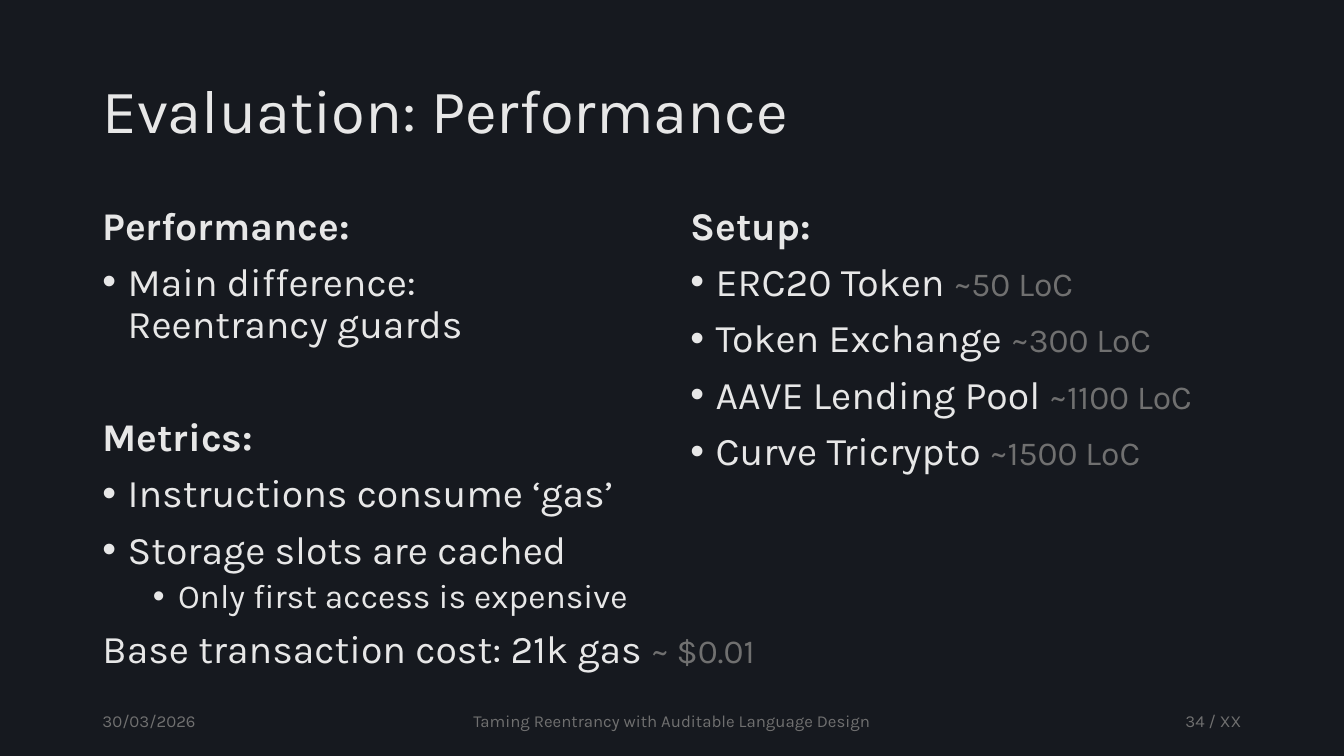
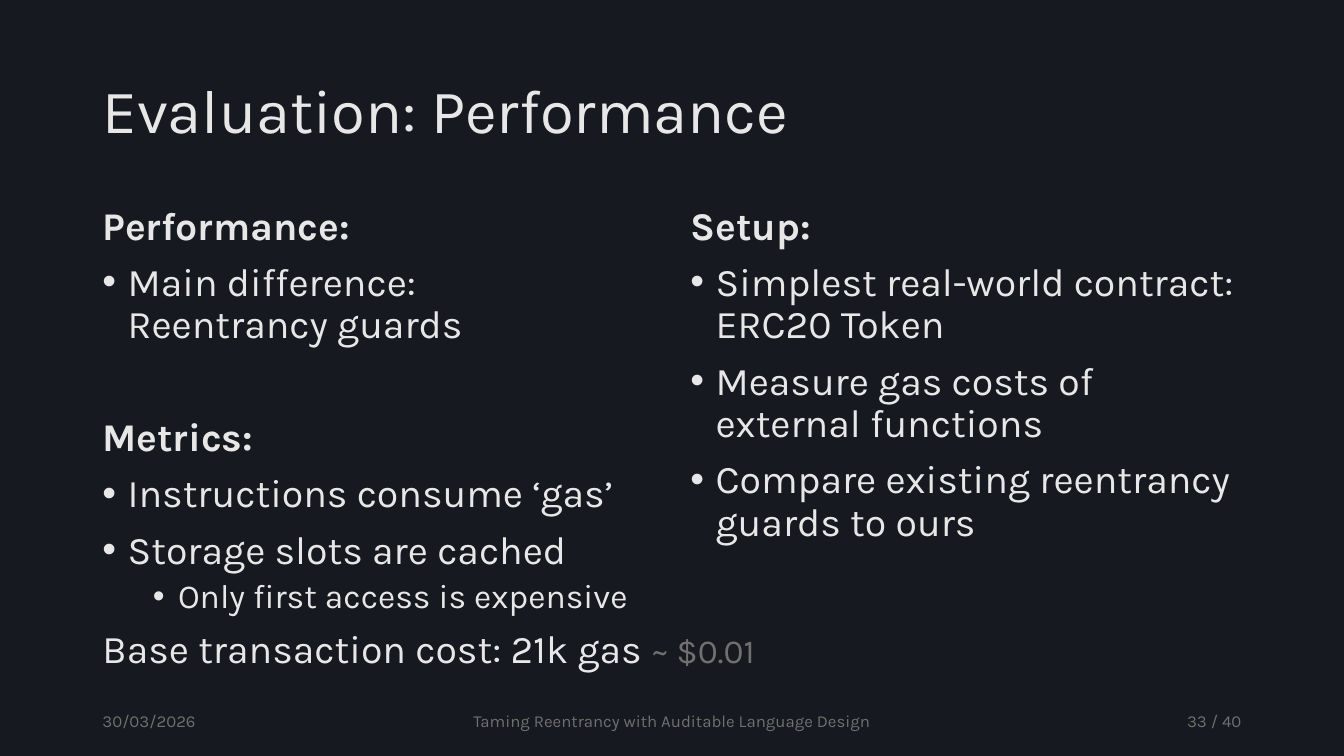
Before and after one commit to tzann/thesis, a slide deck: slide 33 of doc/presentation/Thesis.pptx (slide 34 before the commit). Drawn at 1344x756 pixels with LibreOffice and Linux fonts; fonts in the diff are those of the drawing. Boxes give left, top, right and bottom in pixels: in the first picture for what was removed or moved away, otherwise in the second. Text is boxed around its words. In the diff, an @@ line names an element or a change of style, - is before the commit and + after.

```diff
--- a/doc/presentation/Thesis.pptx
+++ b/doc/presentation/Thesis.pptx
@@ text at (x1=716, y1=269, x2=1234, y2=546): text changed @@
-• ERC20 Token ~50 LoC
-• Token Exchange ~300 LoC
-• AAVE Lending Pool ~1100 LoC
-• Curve Tricrypto ~1500 LoC
+• Simplest real-world contract: ERC20 Token
+• Measure gas costs of external functions
+• Compare existing reentrancy guards to ours
@@ page number at (x1=1187, y1=716, x2=1241, y2=727): text changed @@
-34 / XX
+33 / 40
```
Also in this commit, not shown: 12 other slides changed, 4 slides removed.
